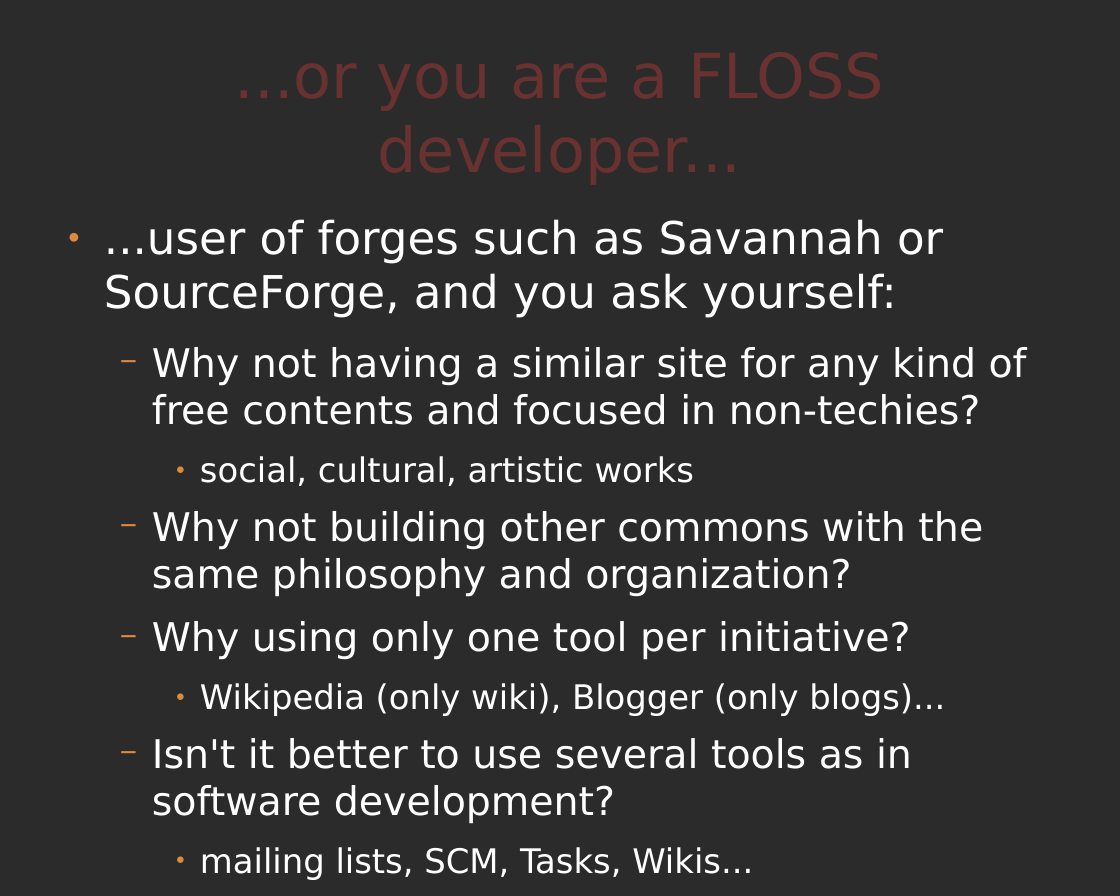
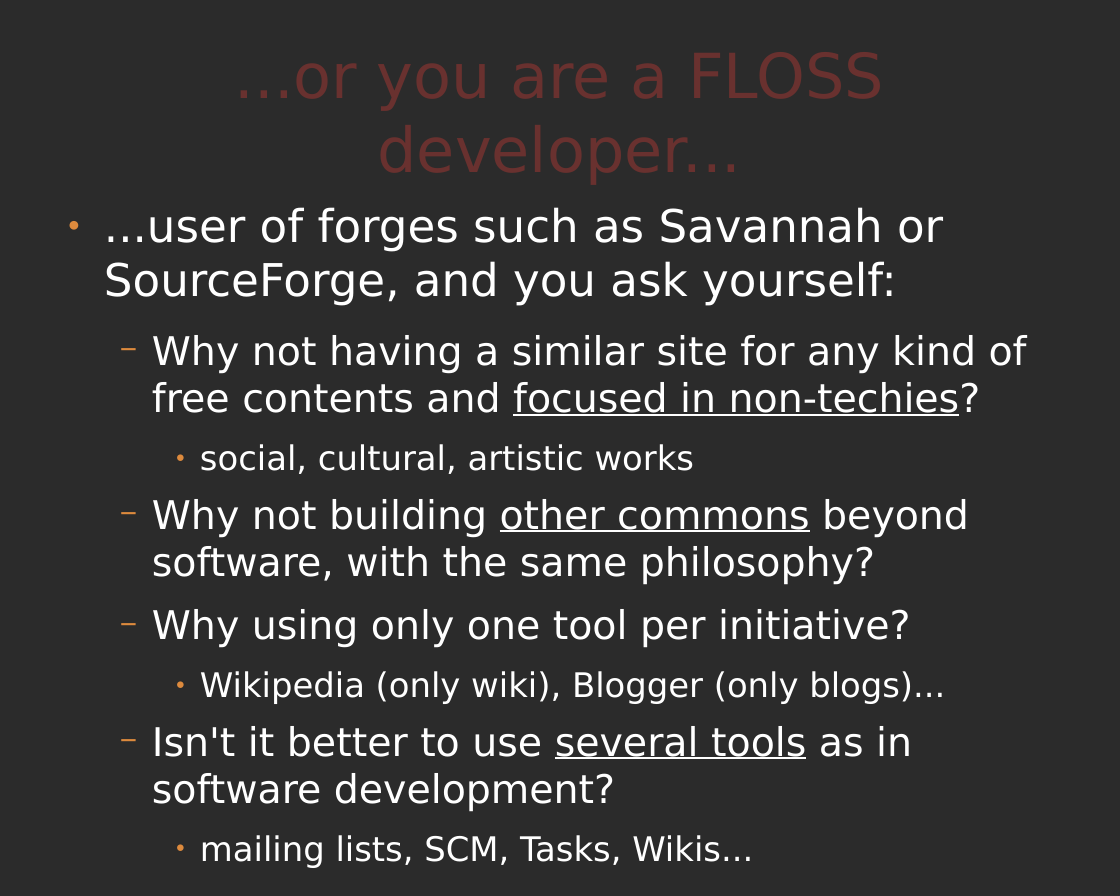
Before and after one commit to comunes/kune, a slide deck: slide 18 of doc/kune-ene-09.odp (slide 17 before the commit). Drawn at 1120x896 pixels with LibreOffice and Linux fonts; fonts in the diff are those of the drawing; background and template pictures are left out; a plain dark background stands for a picture behind light text. Boxes give left, top, right and bottom in pixels: in the first picture for what was removed or moved away, otherwise in the second. Text is boxed around its words. In the diff, an @@ line names an element or a change of style, - is before the commit and + after.

```diff
--- a/doc/kune-ene-09.odp
+++ b/doc/kune-ene-09.odp
@@ text "...user of forges such as ...": place and size @@
-text "...user of forges such as ..." at box(104, 219, 1027, 880)
+text "...user of forges such as ..." at box(104, 207, 1027, 868)
@@ text at box(152, 335, 1027, 812): underline on in "focused in non-techies?", "several tools" @@
@@ text at box(152, 499, 969, 585): text changed @@
-  − Why not building other commons with the same philosophy and organization?
+  − Why not building other commons beyond software, with the same philosophy?
```
Also in this commit, not shown: 7 other slides changed, 1 slide added, 1 slide removed, 1 other file.
